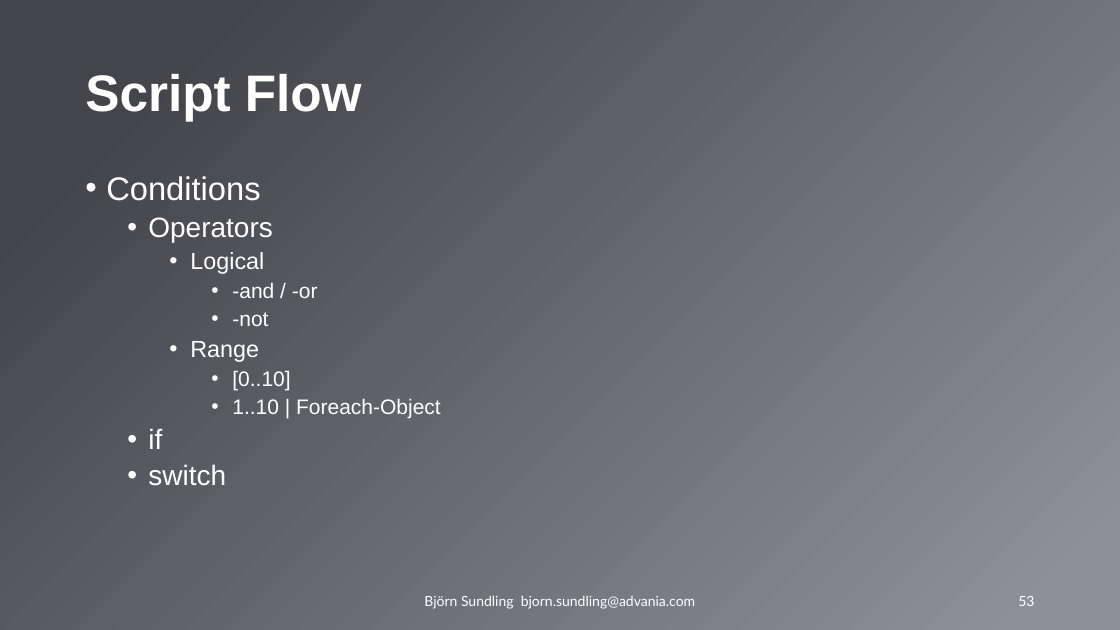
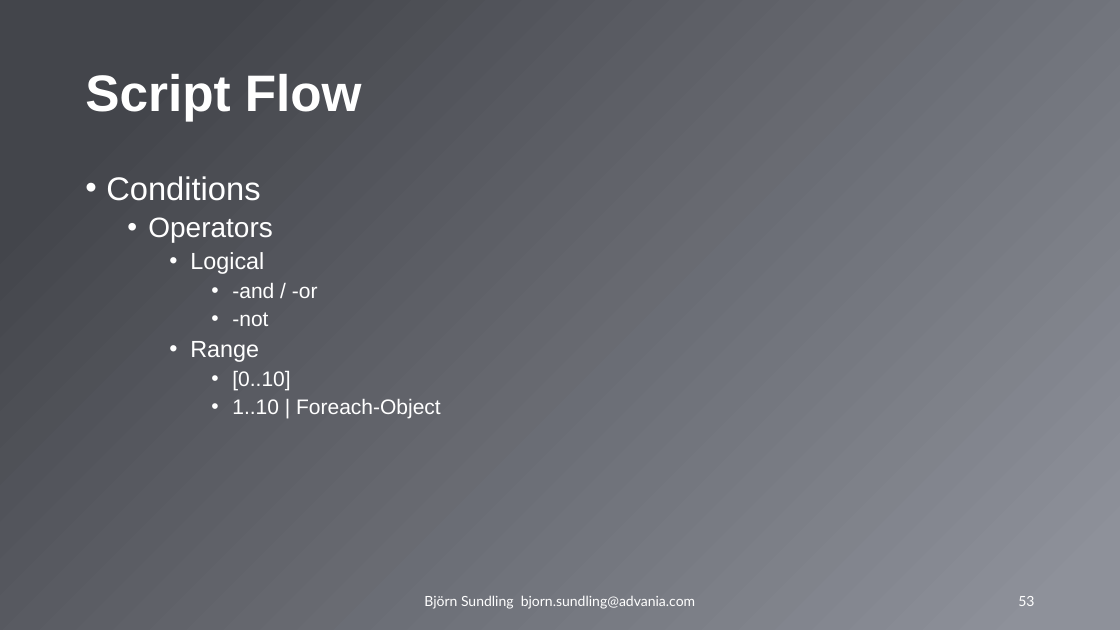
Before and after one commit to AdvaniaSE/PowerShellFundamentals, a slide deck: slide 53 of PowerShell Fundamentals.pptx. Drawn at 1120x630 pixels with LibreOffice and Linux fonts; fonts in the diff are those of the drawing; background and template pictures are left out. Boxes give left, top, right and bottom in pixels: in the first picture for what was removed or moved away, otherwise in the second. Text is boxed around its words. In the diff, an @@ line names an element or a change of style, - is before the commit and + after.

```diff
--- a/PowerShell Fundamentals.pptx
+++ b/PowerShell Fundamentals.pptx
@@ text at (148,428,226,486): paragraphs removed @@
-  • if
-  • switch
```
Also in this commit, not shown: 1 other slide changed.
